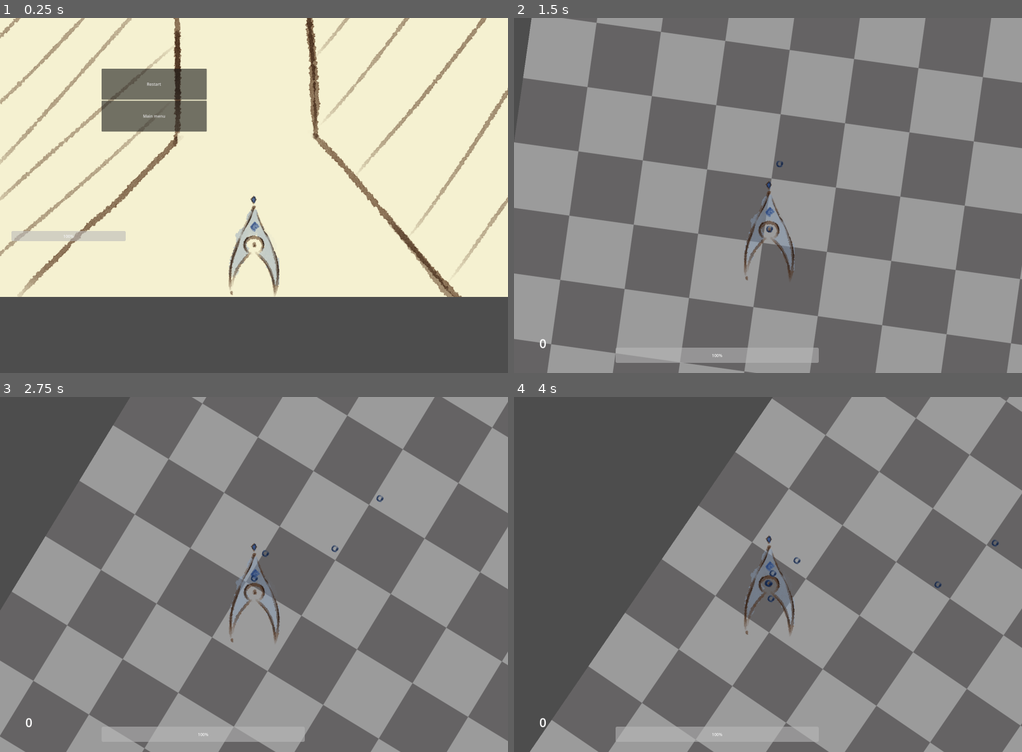
Above: before the commit, frames 1-4 (two rows, left to right).
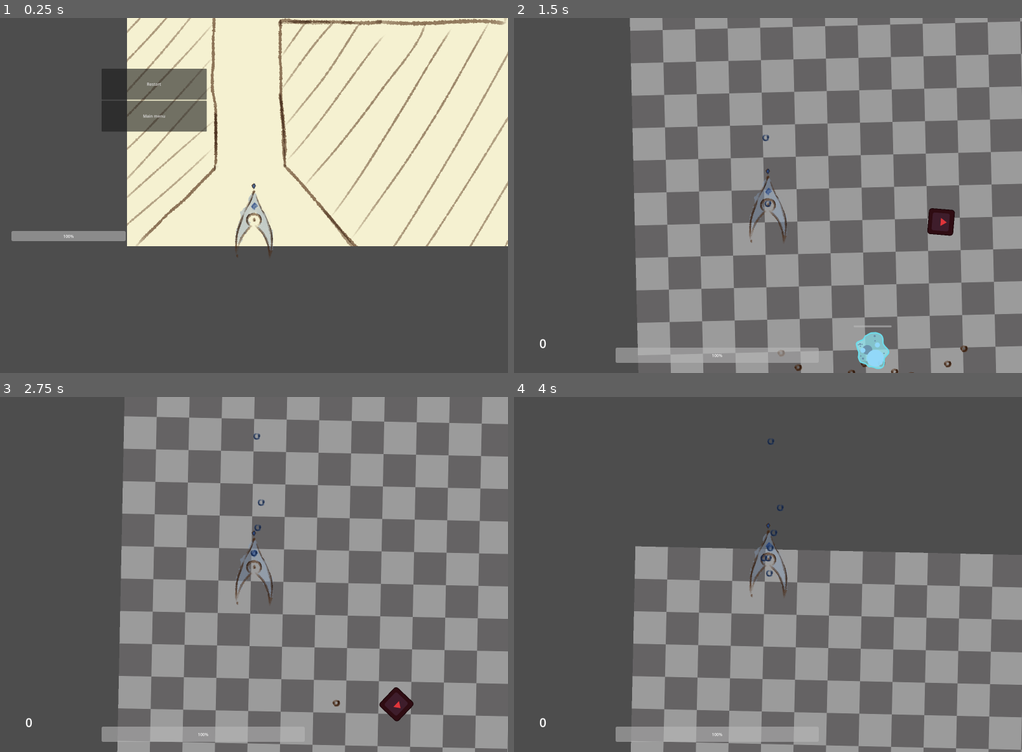
Above: after the commit, the same moments.

Repository: AustereTriceratops/BulletHellEngine
Game: Godot game, scene res://levels/level.tscn
The game is run twice, just before and just after one commit, with the same random seed, the same clock (stepped at 60 frames per second) and the same inputs. The engine's default icon, where the game draws it, is replaced by a stand-in: a white triangle on a blue panel in a dark square.
Inputs (mouse positions are in pixels of both pictures, inside the frame that each line leads up to):
- Up to frame 1 (0.25 s): no input
- Up to frame 2 (1.5 s): click "Restart" at 0.5 s; move the mouse to (793, 195) at 1.27 s; hold W (player_up) from 1.28 s (still down); hold Q (look_left) from 1.28 s (still down)
- Up to frame 3 (2.75 s): keep holding W (player_up); move the mouse to (228, 574) at 2.02 s; release Q (look_left) at 2.03 s; tap E (look_right) at 2.1 s
- Up to frame 4 (4 s): keep holding W (player_up); move the mouse to (778, 567) at 2.77 s; hold Shift (shift) 2.78-3.53 s; move the mouse to (762, 581) at 3.52 s; tap Q (look_left) at 3.6 s

The runs differ from the first frame. In frame 1, 38% of the frame differs, in the area x 0-100%, y 0-79%; in frame 2, 50%, in the area x 0-100%, y 0-100%; in frame 3, 46%; in frame 4, 38%.

Commit message:
code cleanup

Diff:
--- a/bullets/Bullet.tscn
+++ b/bullets/Bullet.tscn
@@ -18,7 +18,6 @@
 autostart = true
 
 [node name="Sprite2D" type="Sprite2D" parent="."]
-scale = Vector2(0.5, 0.5)
 texture = ExtResource("3_51tex")
 
 [node name="CollisionShape2D" type="CollisionShape2D" parent="."]
--- a/bullets/PlayerBullet.tscn
+++ b/bullets/PlayerBullet.tscn
@@ -16,7 +16,6 @@
 autostart = true
 
 [node name="Sprite2D" type="Sprite2D" parent="."]
-scale = Vector2(0.5, 0.5)
 texture = ExtResource("2_k5t43")
 
 [node name="CollisionShape2D" type="CollisionShape2D" parent="."]
--- a/bullets/bullet.gd
+++ b/bullets/bullet.gd
@@ -2,7 +2,7 @@
 
 @export var particles: PackedScene
 @export var damageAmt = 10
-var speed = 200
+@export var speed = 400
 
 # ========================
 # ==== CUSTOM METHODS ====
@@ -13,7 +13,7 @@
 	set_linear_velocity(speed * direction)
 
 # ========================
-# ===== NODE METHODS =====
+# ====== RECIEVERS =======
 # ========================
 
 func _on_despawn_timer_timeout():
--- a/enemies/FollowEnemy.tscn
+++ b/enemies/FollowEnemy.tscn
@@ -66,7 +66,7 @@
 [node name="Sprite2D" type="Sprite2D" parent="."]
 material = SubResource("ShaderMaterial_5hldv")
 rotation = -1.5708
-scale = Vector2(0.4, 0.4)
+scale = Vector2(0.8, 0.8)
 texture = ExtResource("1_ehvv0")
 
 [node name="Hitbox" type="Area2D" parent="."]
--- a/enemies/FollowEnemy2.tscn
+++ b/enemies/FollowEnemy2.tscn
@@ -61,13 +61,13 @@
 script = ExtResource("1_0s2gs")
 particles = ExtResource("2_wm26s")
 health = 100
-speed = 50
+speed = 100
 pointValue = 2
 aggressionRange = 700
 contactDamage = 0
 canShoot = true
 isShootingTargeted = true
-bullet_speed = 100
+bulletSpeed = 300
 bulletDamage = 15
 
 [node name="CollisionShape2D" type="CollisionShape2D" parent="."]
@@ -76,7 +76,7 @@
 [node name="Sprite2D" type="Sprite2D" parent="."]
 material = SubResource("ShaderMaterial_5hldv")
 rotation = -1.5708
-scale = Vector2(0.4, 0.4)
+scale = Vector2(0.8, 0.8)
 texture = ExtResource("4_kljbu")
 
 [node name="Hitbox" type="Area2D" parent="."]
--- a/enemies/follow_enemy.gd
+++ b/enemies/follow_enemy.gd
@@ -3,7 +3,7 @@
 @export var particles: PackedScene
 @export var creatureName = 'unknown'
 @export var health = 50
-@export var speed = 80
+@export var speed = 160
 @export var pointValue = 1
 
 @export var isAggressive = false
@@ -14,7 +14,7 @@
 @export var bulletScene: PackedScene = preload('res://bullets/Bullet.tscn')
 @export var canShoot = false
 @export var isShootingTargeted = false
-@export var bullet_speed = 0
+@export var bulletSpeed = 0
 @export var bulletDamage = 10
 @export var patternInterval = 1
 @export var numBullets = 0
@@ -64,9 +64,10 @@
 			bulletsNode.add_child(bullet)
 
 			bullet.damageAmt = bulletDamage
+			bullet.speed = bulletSpeed
 
 			var bulletDirection = Vector2(1.0, 0.0).rotated(
-				pow(k, j) * PI * 2 * ((n_hist/shotsPerPattern) + (float(j)/numBullets) + offset)
+				2 * PI * pow(k, j) * ((n_hist/shotsPerPattern) + (float(j)/numBullets) + offset)
 			)
 			var deltaPosition = bullet.speed * (timeSinceLastShot - i*shotInterval) * bulletDirection
 			bullet.initialize(position + deltaPosition, bulletDirection)
@@ -80,6 +81,7 @@
 		bulletsNode.add_child(bullet)
 
 		bullet.damageAmt = bulletDamage
+		bullet.speed = bulletSpeed
 
 		var bulletDirection = (playerNode.position - position).normalized()
 		var deltaPosition = bullet.speed * bulletDirection * (timeSinceLastShot - patternInterval)
@@ -119,11 +121,13 @@
 
 
 func _on_hitbox_body_entered(body: Node2D):
+	# layer 3: PlayerBullets
 	if body.get_collision_layer_value(3):
 		damage(body.damageAmt)
 		isAggressive = true
 		body.queue_free()
-	elif body.is_in_group("player"):
+	# layer 1: Player
+	elif body.get_collision_layer_value(1):
 		$MeleeTimer.start()
 		meleeBody = body
 		meleeBody.damage(contactDamage)
--- a/enemies/tower.gd
+++ b/enemies/tower.gd
@@ -3,6 +3,7 @@
 @export var bulletScene: PackedScene = preload('res://bullets/Bullet.tscn')
 @export var playerBulletScene: PackedScene = preload('res://bullets/PlayerBullet.tscn')
 @export var startingHealth = 500
+@export var bulletSpeed = 400
 
 @onready var bulletsNode = get_tree().get_root().get_node('Level/Enemies/EnemyBullets')
 
@@ -50,6 +51,7 @@
 			else:
 				bullet = bulletScene.instantiate()
 
+			bullet.speed = bulletSpeed
 			bulletsNode.add_child(bullet)
 
 			var bulletDirection = Vector2(1.0, 0.0).rotated(
--- a/player/Player.tscn
+++ b/player/Player.tscn
@@ -21,7 +21,6 @@
 texture = ExtResource("3_ca6mv")
 
 [node name="Sprite" type="Sprite2D" parent="."]
-scale = Vector2(0.5, 0.5)
 texture = ExtResource("3_al6pb")
 
 [node name="BulletSpawnTimer" type="Timer" parent="."]
@@ -39,7 +38,6 @@
 polygon = PackedVector2Array(0, -18, -16, 2.4, -18.6667, 21.2, 0, 1.6, 17.3333, 21.2, 17.3333, 3.2)
 
 [node name="PlayerCamera" parent="." instance=ExtResource("4_6fikn")]
-zoom = Vector2(2, 2)
 
 [node name="Ray" type="RayCast2D" parent="."]
 target_position = Vector2(0, -1000)
--- a/player/player.gd
+++ b/player/player.gd
@@ -6,10 +6,10 @@
 
 @export var bulletScene: PackedScene
 var bulletDamage = 10
-var bulletSpeed = 300
-var speed = 200
+var bulletSpeed = 600
+var speed = 400
 var health = 100
-var rotationSpeed = 0.8
+var rotationSpeed = 0.03
 var invincible = false
 var hasLaser = false
 var bulletInterval = 0.5
@@ -51,11 +51,11 @@
 func handle_mouse_input(event):
 	if event is InputEventMouseMotion and !mainNode.paused:
 		if event.relative.x > 0:
-			self.rotate(0.02)
+			self.rotate(rotationSpeed)
 			$PlayerCamera.update_rotation(rotation)
 			rotated.emit(rotation)
 		elif event.relative.x < 0:
-			self.rotate(-0.02)
+			self.rotate(-rotationSpeed)
 			$PlayerCamera.update_rotation(rotation)
 			rotated.emit(rotation)
 
@@ -153,7 +153,6 @@
 
 func _on_hitbox_body_entered(body):
 	if body.is_in_group("enemy_bullets"):
-		print(body.damageAmt)
 		if !invincible: damage(body.damageAmt)
 
 		# spawn particles
Binary file changed: assets/ship_2.png
Not shown, changed: .gitignore
